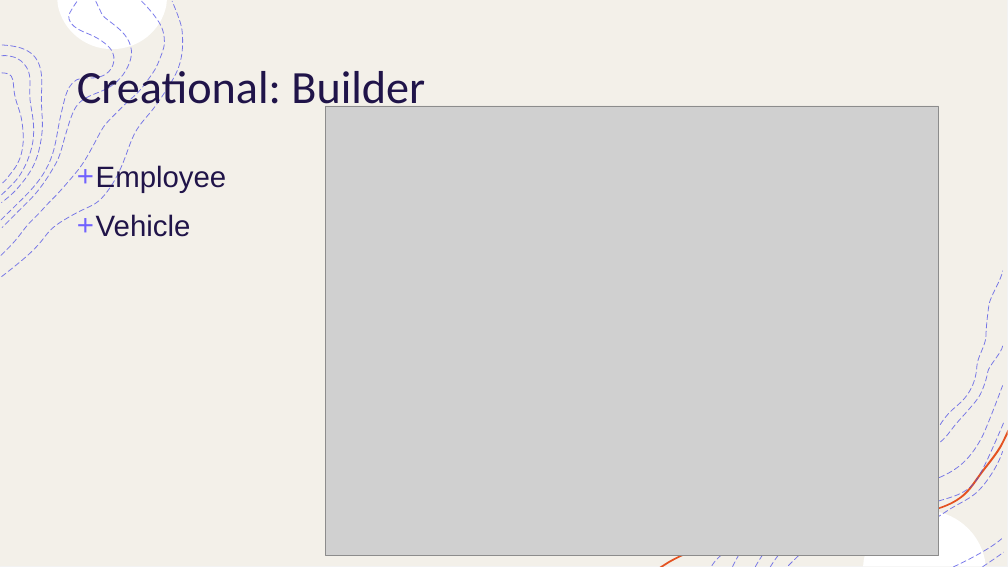
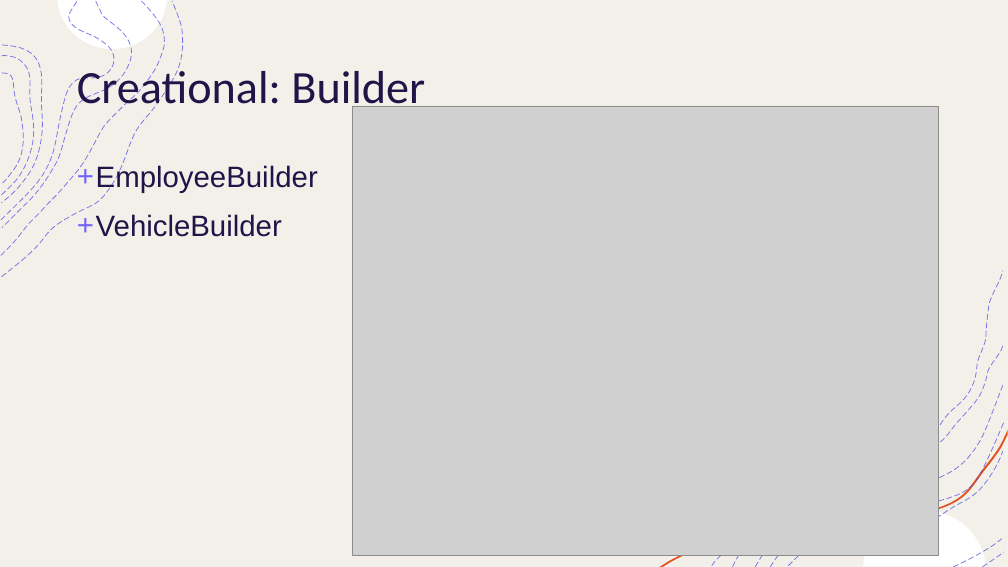
Before and after one commit to rajivranjan7/RideNow, a slide deck: slide 10 of Ridenow_Presentation.pptx. Drawn at 1008x567 pixels with LibreOffice and Linux fonts; fonts in the diff are those of the drawing; grey boxes stand for pictures. Boxes give left, top, right and bottom in pixels: in the first picture for what was removed or moved away, otherwise in the second. Text is boxed around its words. In the diff, an @@ line names an element or a change of style, - is before the commit and + after.

```diff
--- a/Ridenow_Presentation.pptx
+++ b/Ridenow_Presentation.pptx
@@ picture: place and size @@
-picture at (326, 106, 939, 556)
+picture at (353, 106, 939, 556)
@@ text at (96, 165, 318, 237): text changed @@
-+ Employee
-+ Vehicle
++ EmployeeBuilder
++ VehicleBuilder
```
Also in this commit, not shown: 5 other slides changed, 1 slide added.
